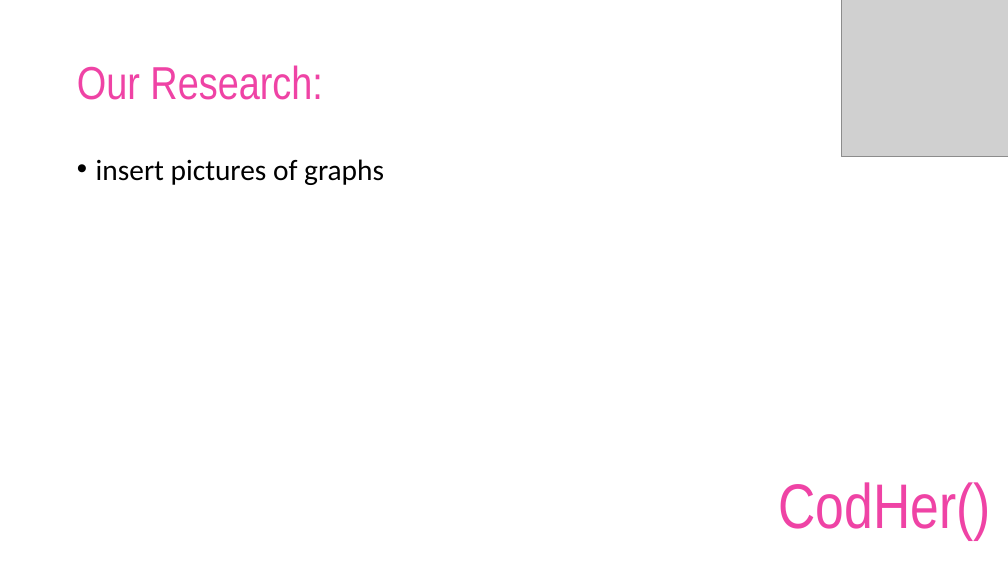
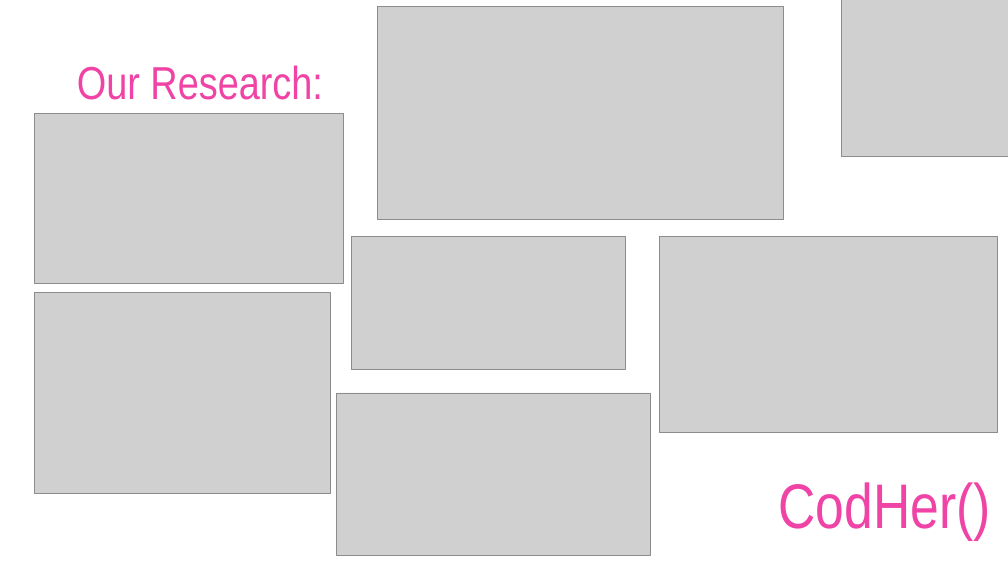
Before and after one commit to dashn98/SheInnovates19, a slide deck: slide 3 of SheInnovates19 Presentation.pptx. Drawn at 1008x567 pixels with LibreOffice and Linux fonts; fonts in the diff are those of the drawing; grey boxes stand for pictures; background and template pictures are left out. Boxes give left, top, right and bottom in pixels: in the first picture for what was removed or moved away, otherwise in the second. Text is boxed around its words. In the diff, an @@ line names an element or a change of style, - is before the commit and + after.

Commit message:
update ppt

```diff
--- a/SheInnovates19 Presentation.pptx
+++ b/SheInnovates19 Presentation.pptx
@@ picture added at [377,7,784,220] @@
@@ picture added at [35,113,343,284] @@
@@ text removed at [96,159,384,185] @@
-• insert pictures of graphs
@@ picture added at [352,237,625,369] @@
@@ picture added at [659,237,998,432] @@
@@ picture added at [35,293,330,493] @@
@@ picture added at [337,393,651,556] @@
```
